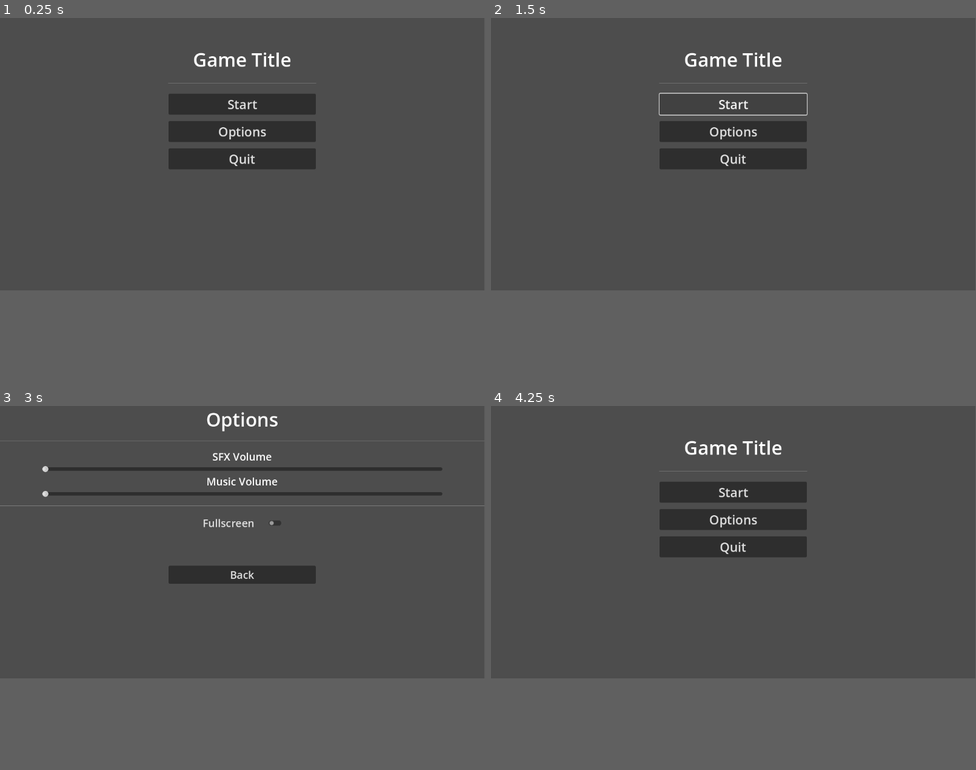
Above: before the commit, frames 1-4 (two rows, left to right).
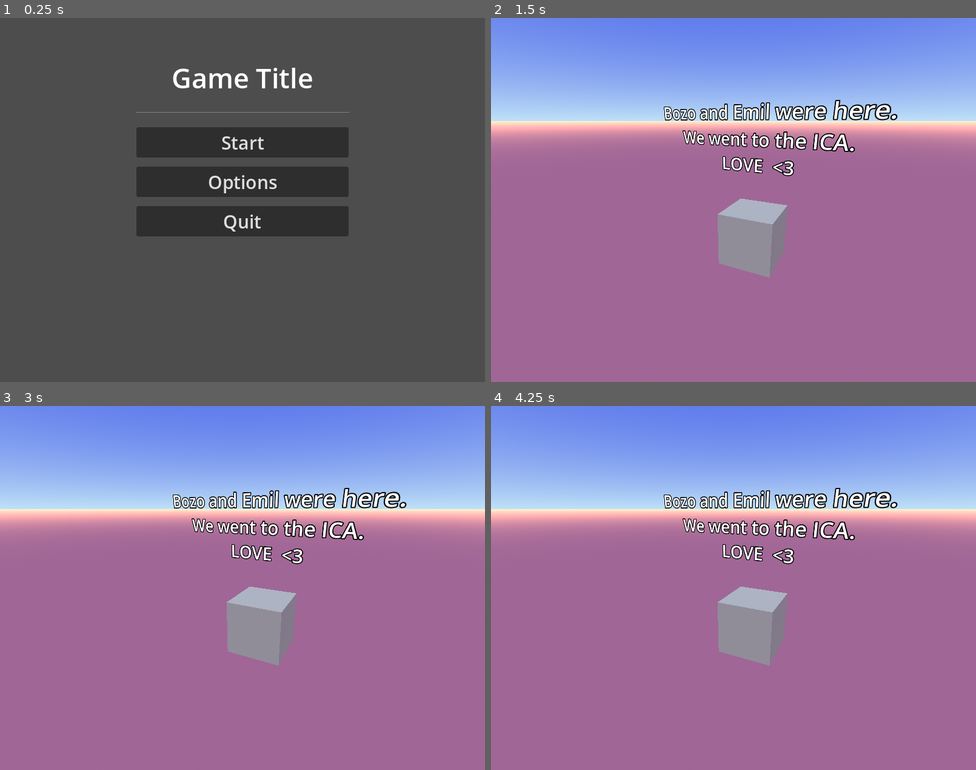
Above: after the commit, the same moments.

Repository: SavoVuksan/EasyMenus
Game: Godot game, scene res://Scenes/main_menu.tscn
The game is run twice, just before and just after one commit, with the same random seed, the same clock (stepped at 60 frames per second) and the same inputs.
Inputs (mouse positions are in pixels of both pictures, inside the frame that each line leads up to):
- Up to frame 1 (0.25 s): no input
- Up to frame 2 (1.5 s): click "Start" at 0.5 s; click (733, 105) at 1.25 s, where only the run before the commit has a clickable "Start"
- Up to frame 3 (3 s): click (242, 493) at 2 s, where only the run before the commit has a clickable "Start"; click (242, 518) at 2.75 s, where only the run before the commit has a clickable "Options"
- Up to frame 4 (4.25 s): click (733, 573) at 3.5 s, where only the run before the commit has a clickable "Back"
In our replay, the window is 799x449 before the commit and 800x600 after it. These sizes can differ from the game's own. Grey fills any space a smaller window leaves; there, only what the larger window draws over its background counts as a difference.

The runs differ from the first frame. In frame 1, 13% of the frame differs, in the area x 28-72%, y 9-60%; in frame 2, 75%; in frame 3, 75%, in the area x 0-100%, y 0-75%; in frame 4, 75%.

Commit message:
Added Render Scale
Added Render Scale to Options Menu

Diff:
--- a/Scenes/main_menu.tscn
+++ b/Scenes/main_menu.tscn
@@ -1,8 +1,7 @@
-[gd_scene load_steps=4 format=3 uid="uid://yla45juq1i8g"]
+[gd_scene load_steps=3 format=3 uid="uid://yla45juq1i8g"]
 
 [ext_resource type="Script" path="res://Scripts/main_menu_controller.gd" id="1_00qpk"]
 [ext_resource type="PackedScene" uid="uid://ifbncut80b7x" path="res://Scenes/options_menu.tscn" id="2_5k7rh"]
-[ext_resource type="AudioStream" uid="uid://cip1iktnyv3pu" path="res://Sneaky-Snitch.mp3" id="3_coqi8"]
 
 [node name="MainMenu" type="Control"]
 layout_mode = 3
@@ -77,11 +76,7 @@
 visible = false
 layout_mode = 1
 
-[node name="AudioStreamPlayer" type="AudioStreamPlayer" parent="."]
-stream = ExtResource("3_coqi8")
-autoplay = true
-bus = &"SFX"
-
+[connection signal="pressed" from="Content/StartGameButton" to="." method="load_3d_scene"]
 [connection signal="pressed" from="Content/OptionsButton" to="." method="open_options"]
 [connection signal="pressed" from="Content/QuitButton" to="." method="quit"]
 [connection signal="close" from="OptionsMenu" to="." method="close_options"]
--- a/Scenes/options_menu.tscn
+++ b/Scenes/options_menu.tscn
@@ -22,7 +22,7 @@
 theme_override_constants/separation = 15
 
 [node name="OptionsTitle" type="Label" parent="VBoxContainer"]
-offset_right = 1152.0
+offset_right = 800.0
 offset_bottom = 66.0
 theme_override_font_sizes/font_size = 45
 text = "Options"
@@ -30,24 +30,24 @@
 
 [node name="HSeparator" type="HSeparator" parent="VBoxContainer"]
 offset_top = 81.0
-offset_right = 1152.0
+offset_right = 800.0
 offset_bottom = 91.0
 theme_override_constants/separation = 10
 
 [node name="MarginContainer" type="MarginContainer" parent="VBoxContainer"]
 offset_top = 106.0
-offset_right = 1152.0
+offset_right = 800.0
 offset_bottom = 226.0
 theme_override_constants/margin_left = 100
 theme_override_constants/margin_right = 100
 
 [node name="VBoxContainer" type="VBoxContainer" parent="VBoxContainer/MarginContainer"]
 offset_left = 100.0
-offset_right = 1052.0
+offset_right = 700.0
 offset_bottom = 120.0
 
 [node name="SFXVolumeLabel" type="Label" parent="VBoxContainer/MarginContainer/VBoxContainer"]
-offset_right = 952.0
+offset_right = 600.0
 offset_bottom = 38.0
 theme_override_font_sizes/font_size = 25
 text = "SFX Volume"
@@ -56,14 +56,14 @@
 [node name="SFXVolumeSlider" type="HSlider" parent="VBoxContainer/MarginContainer/VBoxContainer"]
 unique_name_in_owner = true
 offset_top = 42.0
-offset_right = 952.0
+offset_right = 600.0
 offset_bottom = 58.0
 max_value = 1.0
 step = 0.01
 
 [node name="MusicVolumeLabel" type="Label" parent="VBoxContainer/MarginContainer/VBoxContainer"]
 offset_top = 62.0
-offset_right = 952.0
+offset_right = 600.0
 offset_bottom = 100.0
 theme_override_font_sizes/font_size = 25
 text = "Music Volume"
@@ -72,41 +72,81 @@
 [node name="MusicVolumeSlider" type="HSlider" parent="VBoxContainer/MarginContainer/VBoxContainer"]
 unique_name_in_owner = true
 offset_top = 104.0
-offset_right = 952.0
+offset_right = 600.0
 offset_bottom = 120.0
 max_value = 1.0
 step = 0.01
 
 [node name="HSeparator2" type="HSeparator" parent="VBoxContainer"]
 offset_top = 241.0
-offset_right = 1152.0
+offset_right = 800.0
 offset_bottom = 251.0
 theme_override_constants/separation = 10
 
 [node name="FullscreenCheckButton" type="CheckButton" parent="VBoxContainer"]
 unique_name_in_owner = true
 custom_minimum_size = Vector2i(200, 0)
-offset_left = 476.0
+offset_left = 300.0
 offset_top = 266.0
-offset_right = 676.0
+offset_right = 500.0
 offset_bottom = 309.0
 size_flags_horizontal = 4
 theme_override_font_sizes/font_size = 25
 text = "Fullscreen"
 
+[node name="MarginContainer2" type="MarginContainer" parent="VBoxContainer"]
+offset_top = 324.0
+offset_right = 800.0
+offset_bottom = 417.0
+theme_override_constants/margin_left = 100
+theme_override_constants/margin_right = 100
+
+[node name="VBoxContainer" type="VBoxContainer" parent="VBoxContainer/MarginContainer2"]
+offset_left = 100.0
+offset_right = 700.0
+offset_bottom = 93.0
+
+[node name="RenderScaleLabel" type="Label" parent="VBoxContainer/MarginContainer2/VBoxContainer"]
+offset_right = 600.0
+offset_bottom = 38.0
+theme_override_font_sizes/font_size = 25
+text = "Render Scale"
+horizontal_alignment = 1
+
+[node name="RenderScaleSlider" type="HSlider" parent="VBoxContainer/MarginContainer2/VBoxContainer"]
+unique_name_in_owner = true
+offset_top = 42.0
+offset_right = 600.0
+offset_bottom = 58.0
+tooltip_text = "Scale Less than 1 to get performance improve.
+Scale to more than 1 to improve image quality."
+min_value = 0.25
+max_value = 2.0
+step = 0.05
+value = 1.0
+
+[node name="RenderScaleCurrentValueLabel" type="Label" parent="VBoxContainer/MarginContainer2/VBoxContainer"]
+unique_name_in_owner = true
+offset_top = 62.0
+offset_right = 600.0
+offset_bottom = 93.0
+theme_override_font_sizes/font_size = 20
+text = "1"
+horizontal_alignment = 1
+
 [node name="HSeparator3" type="HSeparator" parent="VBoxContainer"]
-offset_top = 324.0
-offset_right = 1152.0
-offset_bottom = 374.0
+offset_top = 432.0
+offset_right = 800.0
+offset_bottom = 482.0
 theme_override_constants/separation = 50
 theme_override_styles/separator = SubResource("StyleBoxEmpty_x77mt")
 
 [node name="BackButton" type="Button" parent="VBoxContainer"]
 custom_minimum_size = Vector2i(350, 0)
-offset_left = 401.0
-offset_top = 389.0
-offset_right = 751.0
-offset_bottom = 432.0
+offset_left = 225.0
+offset_top = 497.0
+offset_right = 575.0
+offset_bottom = 540.0
 grow_horizontal = 2
 grow_vertical = 0
 size_flags_horizontal = 4
@@ -117,4 +157,5 @@
 [connection signal="value_changed" from="VBoxContainer/MarginContainer/VBoxContainer/SFXVolumeSlider" to="." method="_on_sfx_volume_slider_value_changed"]
 [connection signal="value_changed" from="VBoxContainer/MarginContainer/VBoxContainer/MusicVolumeSlider" to="." method="_on_music_volume_slider_value_changed"]
 [connection signal="toggled" from="VBoxContainer/FullscreenCheckButton" to="." method="_on_fullscreen_check_button_toggled"]
+[connection signal="value_changed" from="VBoxContainer/MarginContainer2/VBoxContainer/RenderScaleSlider" to="." method="_on_render_scale_slider_value_changed"]
 [connection signal="pressed" from="VBoxContainer/BackButton" to="." method="go_back"]
--- /dev/null
+++ b/Scenes/test_3d_scene.tscn
@@ -0,0 +1,41 @@
+[gd_scene load_steps=4 format=3 uid="uid://cfavpcgnwj8mh"]
+
+[sub_resource type="ProceduralSkyMaterial" id="ProceduralSkyMaterial_edqi5"]
+sky_top_color = Color(0.278431, 0.380392, 0.913725, 1)
+sky_horizon_color = Color(0.74902, 0.882353, 0.968627, 1)
+sky_curve = 0.155289
+ground_bottom_color = Color(0.313726, 0.2, 0.294118, 1)
+ground_horizon_color = Color(0.701961, 0.486275, 0.403922, 1)
+ground_energy_multiplier = 2.0
+
+[sub_resource type="Sky" id="Sky_vdxo5"]
+sky_material = SubResource("ProceduralSkyMaterial_edqi5")
+
+[sub_resource type="Environment" id="Environment_wgmla"]
+background_mode = 2
+sky = SubResource("Sky_vdxo5")
+
+[node name="Node3d" type="Node3D"]
+
+[node name="CsgBox3d" type="CSGBox3D" parent="."]
+
+[node name="Camera3d" type="Camera3D" parent="."]
+transform = Transform3D(0.901364, -0.136738, 0.410907, 0, 0.948843, 0.315748, -0.433061, -0.284604, 0.855253, 1.43614, 2.0598, 3.88229)
+
+[node name="DirectionalLight3d" type="DirectionalLight3D" parent="."]
+transform = Transform3D(0.866025, -0.433013, 0.25, 0, 0.5, 0.866025, -0.5, -0.75, 0.433013, 0, 0, 0)
+light_color = Color(0.890196, 0.905882, 0.780392, 1)
+light_energy = 2.0
+light_indirect_energy = 2.0
+
+[node name="LightmapGi" type="LightmapGI" parent="."]
+
+[node name="WorldEnvironment" type="WorldEnvironment" parent="."]
+environment = SubResource("Environment_wgmla")
+
+[node name="Label3d" type="Label3D" parent="."]
+transform = Transform3D(1, 0, 0, 0, 1, 0, 0, 0, 1, 0, 1.77269, 0)
+text = "Bozo and Emil were here.
+We went to the ICA.
+LOVE  <3"
+font_size = 64
--- a/Scripts/main_menu_controller.gd
+++ b/Scripts/main_menu_controller.gd
@@ -14,3 +14,8 @@
 func close_options():
 	content.show();
 	options_menu.hide()
+
+
+# Just a test remove when not needed anymore
+func load_3d_scene():
+	get_tree().change_scene_to_file("res://Scenes/test_3d_scene.tscn")
--- a/Scripts/options_constants.gd
+++ b/Scripts/options_constants.gd
@@ -8,3 +8,4 @@
 var sfx_volume_key_name = "sfx_volume"
 var music_volume_key_name = "music_volume"
 var fullscreen_key_name = "fullscreen"
+var render_scale_key = "render_scale"
--- a/Scripts/options_menu_controller.gd
+++ b/Scripts/options_menu_controller.gd
@@ -5,6 +5,8 @@
 @onready var sfx_volume_slider : HSlider = $%SFXVolumeSlider
 @onready var music_volume_slider: HSlider = $%MusicVolumeSlider
 @onready var fullscreen_check_button: CheckButton = $%FullscreenCheckButton
+@onready var render_scale_current_value_label: Label = $%RenderScaleCurrentValueLabel
+@onready var render_scale_slider: HSlider = $%RenderScaleSlider
 
 var sfx_bus_index
 var music_bus_index
@@ -39,6 +41,7 @@
 	config.set_value(OptionsConstants.section_name,OptionsConstants.sfx_volume_key_name, sfx_volume_slider.value)
 	config.set_value(OptionsConstants.section_name, OptionsConstants.music_volume_key_name, music_volume_slider.value)
 	config.set_value(OptionsConstants.section_name, OptionsConstants.fullscreen_key_name, fullscreen_check_button.button_pressed)
+	config.set_value(OptionsConstants.section_name, OptionsConstants.render_scale_key, render_scale_slider.value);
 	config.save(OptionsConstants.config_file_name)
 
 # Loads options and sets the controls values to loaded values. Uses default values if config file
@@ -52,9 +55,13 @@
 	var sfx_volume = config.get_value(OptionsConstants.section_name, OptionsConstants.sfx_volume_key_name, 1)
 	var music_volume = config.get_value(OptionsConstants.section_name, OptionsConstants.music_volume_key_name, 1)
 	var fullscreen = config.get_value(OptionsConstants.section_name, OptionsConstants.fullscreen_key_name, false)
+	var render_scale = config.get_value(OptionsConstants.section_name, OptionsConstants.render_scale_key, 1)
+
 	sfx_volume_slider.value = sfx_volume
 	music_volume_slider.value = music_volume
 	fullscreen_check_button.button_pressed = fullscreen
+	render_scale_slider.value = render_scale
+
 
 
 func _on_fullscreen_check_button_toggled(button_pressed):
@@ -64,3 +71,8 @@
 	else:
 		if DisplayServer.window_get_mode() != DisplayServer.WINDOW_MODE_WINDOWED:
 			DisplayServer.window_set_mode(DisplayServer.WINDOW_MODE_WINDOWED)
+
+
+func _on_render_scale_slider_value_changed(value):
+	get_viewport().scaling_3d_scale = value
+	render_scale_current_value_label.text = str(value)
--- a/Scripts/startup_loader.gd
+++ b/Scripts/startup_loader.gd
@@ -17,6 +17,7 @@
 	var sfx_volume = linear_to_db(config.get_value(OptionsConstants.section_name, OptionsConstants.sfx_volume_key_name, 1))
 	var music_volume = linear_to_db(config.get_value(OptionsConstants.section_name, OptionsConstants.music_volume_key_name, 1))
 	var fullscreen = config.get_value(OptionsConstants.section_name, OptionsConstants.fullscreen_key_name, false)
+	var render_scale = config.get_value(OptionsConstants.section_name, OptionsConstants.render_scale_key, 1)
 
 	AudioServer.set_bus_volume_db(sfx_bus_index, sfx_volume)
 	AudioServer.set_bus_volume_db(music_bus_index, music_volume)
@@ -25,6 +26,8 @@
 	else:
 		DisplayServer.window_set_mode(DisplayServer.WINDOW_MODE_WINDOWED)
 
-func _init():
+	get_viewport().scaling_3d_scale = render_scale
+
+func _ready():
 	load_settings()
 	pass
--- a/project.godot
+++ b/project.godot
@@ -22,10 +22,20 @@
 
 config/name="TemplateUI"
 run/main_scene="res://Scenes/main_menu.tscn"
-config/features=PackedStringArray("4.0", "Vulkan Clustered")
+config/features=PackedStringArray("4.0")
 config/icon="res://icon.svg"
 
 [autoload]
 
 OptionsConstants="*res://Scripts/options_constants.gd"
 StartupLoader="*res://Scripts/startup_loader.gd"
+
+[display]
+
+window/size/viewport_width=800
+window/size/viewport_height=600
+window/size/fullscreen=true
+
+[rendering]
+
+scaling_3d/mode=1
